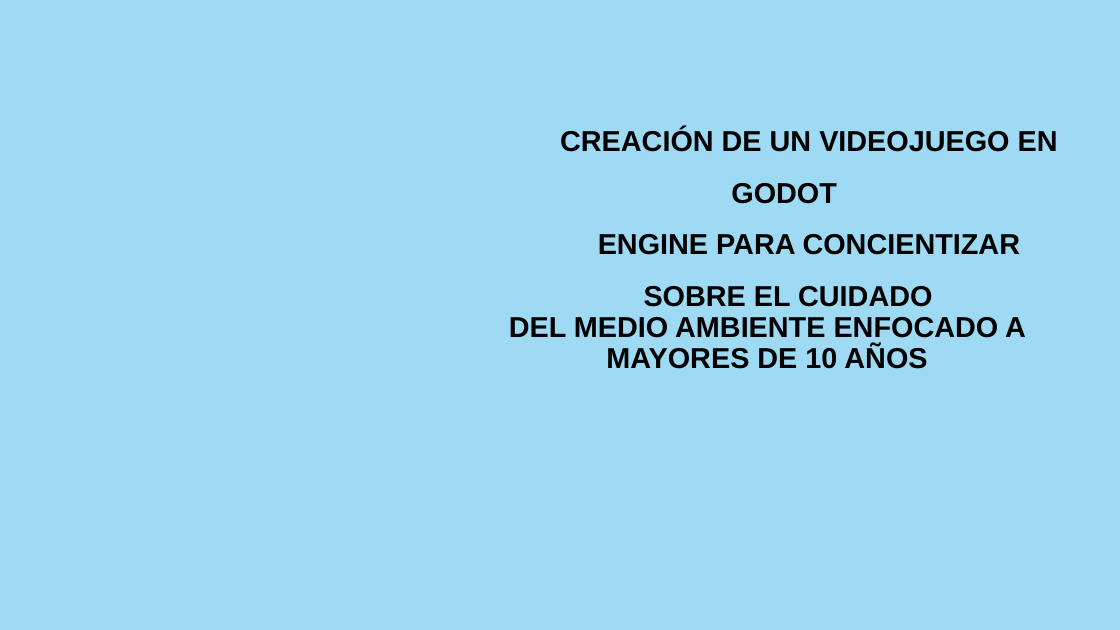
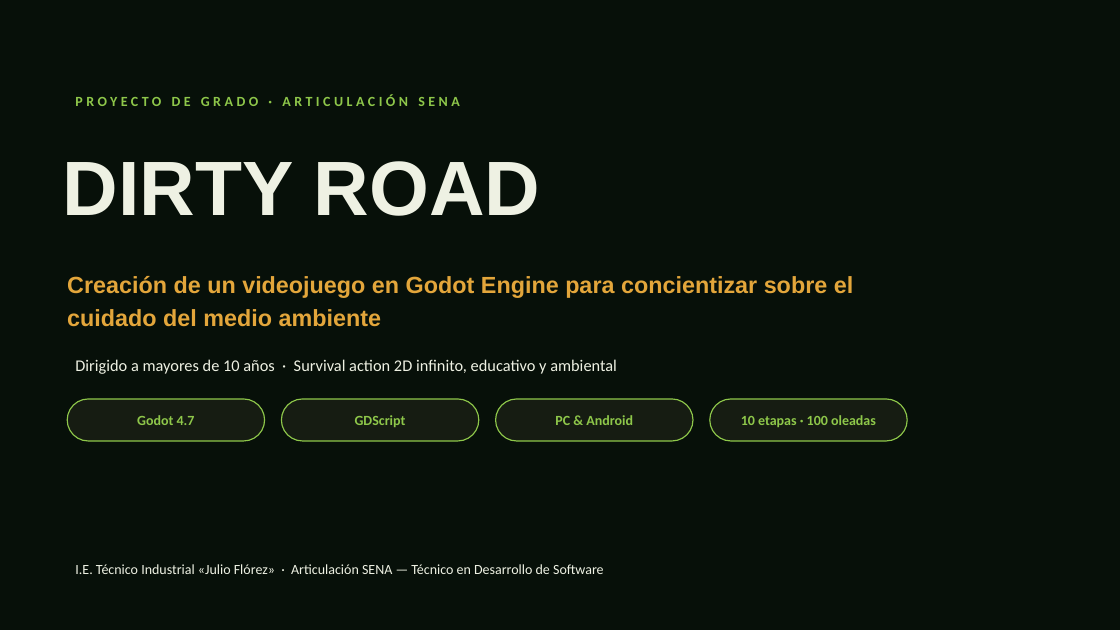
Before and after one commit to l1teSG/dirty-road-godot, a slide deck: slide 1 of docs/drive/presentacion/presentacion.pptx. Drawn at 1120x630 pixels with LibreOffice and Linux fonts; fonts in the diff are those of the drawing; background and template pictures are left out. Boxes give left, top, right and bottom in pixels: in the first picture for what was removed or moved away, otherwise in the second. Text is boxed around its words. In the diff, an @@ line names an element or a change of style, - is before the commit and + after.

```diff
--- a/docs/drive/presentacion/presentacion.pptx
+++ b/docs/drive/presentacion/presentacion.pptx
@@ background #9FDAF5 to picture (left out) @@
@@ rectangle added at (x1=0, y1=0, x2=1120, y2=630), fill #05100A at 75% opacity @@
@@ text added at (x1=75, y1=94, x2=460, y2=106), 12 pt, text #8EC74A, bold @@
+PROYECTO DE GRADO · ARTICULACIÓN SENA
@@ text added at (x1=63, y1=161, x2=541, y2=216), 66 pt, text #EEF1E3, bold @@
+DIRTY ROAD
@@ text at (x1=67, y1=276, x2=853, y2=327): text changed; size 24.7 to 20 pt; text colour #000000 to #E3A63B @@
-CREACIÓN DE UN VIDEOJUEGO EN GODOT
-ENGINE PARA CONCIENTIZAR SOBRE EL CUIDADO
-DEL MEDIO AMBIENTE ENFOCADO A MAYORES DE 10 AÑOS
+Creación de un videojuego en Godot Engine para concientizar sobre el cuidado del medio ambiente
@@ text added at (x1=75, y1=359, x2=617, y2=374), 14 pt, text #EEF1E3 @@
+Dirigido a mayores de 10 años · Survival action 2D infinito, educativo y ambiental
@@ rounded rectangle added at (x1=67, y1=399, x2=265, y2=441), fill #161C12, outline #8EC74A 1 pt @@
@@ text added at (x1=137, y1=415, x2=195, y2=425), 12 pt, text #8EC74A, bold @@
+Godot 4.7
@@ rounded rectangle added at (x1=281, y1=399, x2=479, y2=441), fill #161C12, outline #8EC74A 1 pt @@
@@ text added at (x1=355, y1=415, x2=406, y2=427), 12 pt, text #8EC74A, bold @@
+GDScript
@@ rounded rectangle added at (x1=496, y1=399, x2=693, y2=441), fill #161C12, outline #8EC74A 1 pt @@
@@ text added at (x1=555, y1=415, x2=633, y2=425), 12 pt, text #8EC74A, bold @@
+PC & Android
@@ rounded rectangle added at (x1=710, y1=399, x2=907, y2=441), fill #161C12, outline #8EC74A 1 pt @@
@@ text added at (x1=741, y1=415, x2=876, y2=427), 12 pt, text #8EC74A, bold @@
+10 etapas · 100 oleadas
@@ text added at (x1=75, y1=564, x2=604, y2=574), 12 pt, text #EEF1E3 @@
+I.E. Técnico Industrial «Julio Flórez» · Articulación SENA — Técnico en Desarrollo de Software
```
Also in this commit, not shown: 1 other slide changed, 20 slides added, 21 slides removed, 1 other file.
